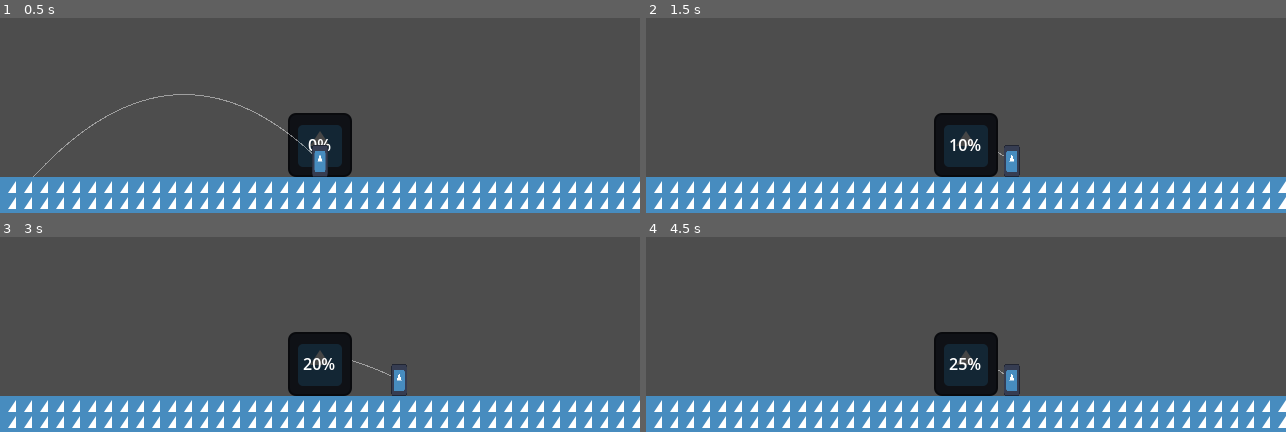
Above: before the commit, frames 1-4 (two rows, left to right).
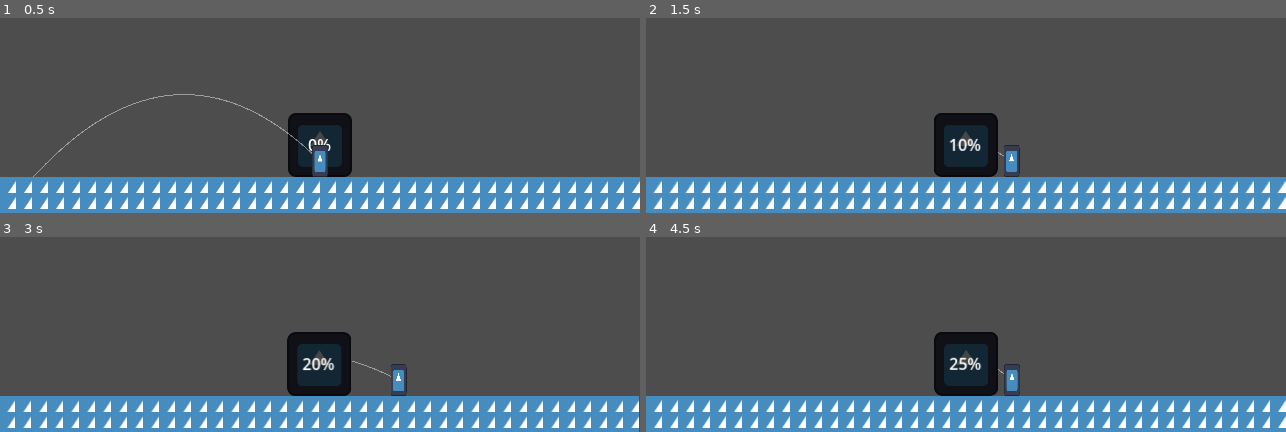
Above: after the commit, the same moments.

Repository: Platinumaniac/brickbat
Game: Godot game, scene res://src/core/game/Game.tscn
Same seed, same stepped clock (60 frames per second), same inputs: the game is played once before the commit and once after it. The engine's default icon, where the game draws it, is replaced by a stand-in: a white triangle on a blue panel in a dark square.
Inputs (mouse positions are in pixels of both pictures, inside the frame that each line leads up to):
- Up to frame 1 (0.5 s): no input
- Up to frame 2 (1.5 s): tap Enter at 0.5 s; move the mouse to (outside the picture) at 0.52 s; press the mouse at (outside the picture) at 0.53 s; hold D (move_right) 0.53-1.28 s; move the mouse to (838, 51) at 1.27 s; release the mouse at (838, 51) at 1.28 s; hold A (move_left) from 1.28 s (still down); click (838, 51) at 1.35 s
- Up to frame 3 (3 s): move the mouse to (outside the picture) at 2.02 s; release A (move_left) at 2.03 s; press the mouse at (outside the picture) at 2.03 s; hold D (move_right) from 2.03 s (still down); move the mouse to (288, 324) at 2.77 s; release the mouse at (288, 324) at 2.78 s; click (288, 324) at 2.85 s
- Up to frame 4 (4.5 s): move the mouse to (1158, 305) at 3.52 s; release D (move_right) at 3.53 s; press the mouse at (1158, 305) at 3.53 s; hold A (move_left) from 3.53 s (still down); move the mouse to (outside the picture) at 4.27 s; release the mouse at (outside the picture) at 4.28 s; click (outside the picture) at 4.35 s

Frame 1 is identical in both runs. In frame 2, 0.8% of the frame differs, in the area x 1-100%, y 51-98%; in frame 3, 2.4%, in the area x 1-100%, y 49-100%; in frame 4, 0.1%.

Commit message:
shakable camera
resolves: #8

Diff:
--- a/src/gameplay/brick/brick.gd
+++ b/src/gameplay/brick/brick.gd
@@ -27,9 +27,11 @@
 
 func _on_body_entered(body: Node2D) -> void:
 	if body is Stage:
+		get_tree().call_group("shake_camera", "add_trauma", 0.4)
 		_shatter()
 
 func _on_area_entered(area: Area2D) -> void:
 	if area is Building:
 		area.build(power)
+		get_tree().call_group("shake_camera", "add_trauma", 0.5)
 		queue_free()
--- a/src/gameplay/stage/Stage.tscn
+++ b/src/gameplay/stage/Stage.tscn
@@ -3,6 +3,7 @@
 [ext_resource type="Texture2D" uid="uid://bwmlpe8m7bnc6" path="res://assets/icon.svg" id="1_i3rf1"]
 [ext_resource type="Script" uid="uid://dmdn7c632ktnw" path="res://src/gameplay/stage/stage.gd" id="1_osl5s"]
 [ext_resource type="PackedScene" uid="uid://dyyle1tiitayn" path="res://src/gameplay/building/Building.tscn" id="3_xoyka"]
+[ext_resource type="Script" uid="uid://cffhngadtopdq" path="res://src/gameplay/stage/camera_2d.gd" id="4_ofpdg"]
 
 [sub_resource type="TileSetAtlasSource" id="TileSetAtlasSource_xoyka"]
 texture = ExtResource("1_i3rf1")
@@ -152,6 +153,7 @@
 spawn_marker = NodePath("SpawnMarker")
 
 [node name="Camera2D" type="Camera2D" parent="." unique_id=1089303288]
+script = ExtResource("4_ofpdg")
 
 [node name="SpawnMarker" type="Marker2D" parent="." unique_id=445283488]
 position = Vector2(0, 128)
--- /dev/null
+++ b/src/gameplay/stage/camera_2d.gd
@@ -0,0 +1,56 @@
+extends Camera2D
+class_name ShakeCamera
+# camera with trauma-based shake. add_trauma() to shake it
+
+# trauma goes from 0 to 1 and decays over time
+# shake strength is exponential, so small hits feel smaller and big hits feel bigger
+
+@export_group("Shake")
+## maximum camera offset (in pixels) at full trauma.
+@export var max_offset = Vector2(24, 16)
+
+## maximum camera rotation (in radians) at full trauma.
+@export var max_roll = 0.05
+
+## effect decay per second. higher = shorter shake.
+@export_range(0.1, 5.0, 0.05) var decay = 1.5
+
+## lower = stronger.[br]
+## not the most reliable thing i've written tho haha.
+@export_range(1.0, 4.0, 0.1) var trauma_power = 3.0
+
+## higher = more jittery.
+@export var noise_speed = 20.0
+
+var _trauma = 0.0
+var _time = 0.0
+var _noise = FastNoiseLite.new()
+
+
+func _ready() -> void:
+	add_to_group("shake_camera")
+
+	_noise.seed = randi()
+	_noise.frequency = 1.0
+
+
+func _process(delta: float) -> void:
+	if _trauma <= 0.0:
+		return
+
+	_trauma = maxf(_trauma - decay * delta, 0.0)
+	_time += delta * noise_speed
+
+	var shake = pow(_trauma, trauma_power)
+
+	# different offsets so they aren't relevant
+	offset = Vector2(
+		max_offset.x * shake * _noise.get_noise_2d(_time, 0.0),
+		max_offset.y * shake * _noise.get_noise_2d(_time, 100.0)
+	)
+	rotation = max_roll * shake * _noise.get_noise_2d(_time, 200.0)
+
+
+## adds the shake. around 0.2 is a light bump, 0.5 is solid, 1.0 is the max.
+func add_trauma(amount: float) -> void:
+	_trauma = minf(_trauma + amount, 1.0)
Not shown, added: src/gameplay/stage/camera_2d.gd.uid
